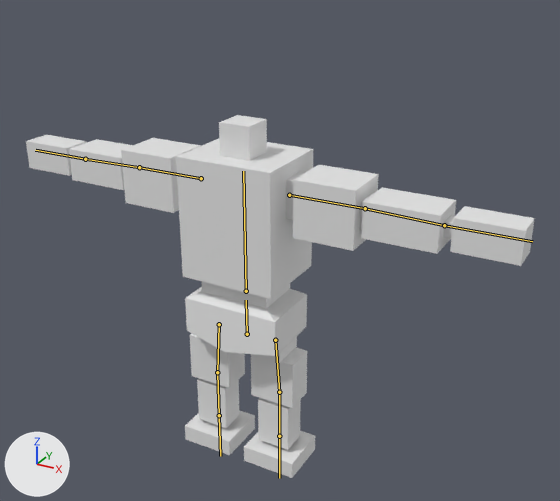
An edit to the FBX model DX11MyEngine/Resource/Model/Vehicle/Durga/Durga.fbx, drawn before and after from the same camera.
One viewpoint serves both versions: a camera (50 mm lens) standing at (42.7, -69.5, 62.8) and looking at (5.8, -2.4, 29.2). The lights are fixed; the arrows at lower left show +X, +Y and +Z. The picture after the commit comes second. The bones that change, and the others that lie on the model, are drawn over the model as lines.
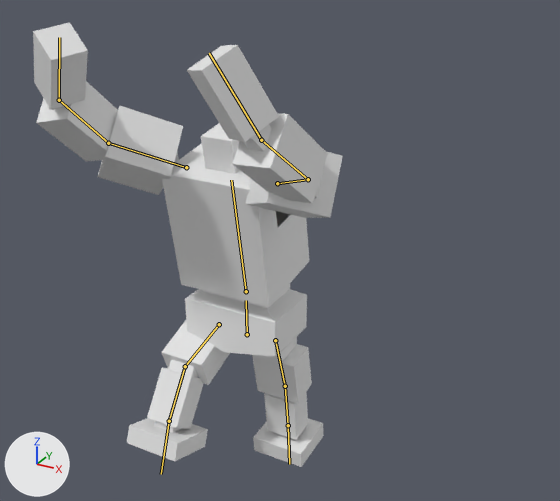
The newer file adds an action. The first version stands in its rest pose; the second is drawn at frame 29 of the action 'アーマチュア|WalkForward_R_Lift'.

Location of each change, (x1, y1, x2, y2) in pixels of the pictures (560 x 501 px):
'Mesh', posed (39% narrower, 23% taller): before (26, 115, 535, 478); after (33, 22, 343, 467)
bone 'Spine', root to tip: before (246, 291) to (243, 171); after (246, 291) to (231, 180)
bone 'UpperArm.L', root to tip: before (289, 195) to (365, 208); after (277, 183) to (308, 179)
bone 'Forearm.L', root to tip: before (365, 208) to (444, 225); after (308, 179) to (261, 140)
bone 'Hand.L', root to tip: before (444, 225) to (532, 241); after (261, 140) to (209, 53)
bone 'UpperArm.R', root to tip: before (201, 178) to (139, 167); after (186, 167) to (108, 143)
bone 'Forearm.R', root to tip: before (139, 167) to (85, 159); after (108, 143) to (59, 100)
bone 'Hand.R', root to tip: before (85, 159) to (35, 150); after (59, 100) to (59, 37)
bone 'Thigh.L', root to tip: before (275, 340) to (279, 392); after (275, 340) to (285, 386)
bone 'Shin.L', root to tip: before (279, 392) to (279, 436); after (285, 386) to (288, 425)
bone 'Thigh.R', root to tip: before (219, 324) to (217, 372); after (219, 324) to (185, 366)
bone 'Shin.R', root to tip: before (217, 372) to (219, 415); after (185, 366) to (169, 421)
bone 'Foot.R', root to tip: before (219, 415) to (220, 456); after (169, 421) to (161, 474)

The edits, one by one:
Bone 'Spine' (bone_spine) turns from (0, 0, 0) to (10, 0, 0) degrees about its own x, y and z.
Bone 'UpperArm.L' (bone_upperarm_l) moves from (0.0, 0.0, 0.0) to (-13.3, 0.0, 0.0).
Bone 'UpperArm.L' (bone_upperarm_l) turns from (0, 0, 0) to (-42, -145, 60) degrees about its own x, y and z.
Bone 'Forearm.L' (bone_forearm_l) turns from (0, 0, 0) to (11, 1, -51) degrees about its own x, y and z.
Bone 'Hand.L' (bone_hand_l) turns from (0, 0, 0) to (31, -14, -27) degrees about its own x, y and z.
Bone 'UpperArm.R' (bone_upperarm_r) moves from (0.0, 0.0, 0.0) to (13.3, 0.0, 0.0).
Bone 'UpperArm.R' (bone_upperarm_r) turns from (0, 0, 0) to (-33, 158, -45) degrees about its own x, y and z.
Bone 'Forearm.R' (bone_forearm_r) turns from (0, 0, 0) to (2, 3, 44) degrees about its own x, y and z.
Bone 'Hand.R' (bone_hand_r) turns from (0, 0, 0) to (15, 38, 47) degrees about its own x, y and z.
Bone 'Thigh.L' (bone_thigh_l) turns from (0, 0, 0) to (-12, 1, 0) degrees about its own x, y and z.
Bone 'Shin.L' (bone_shin_l) turns from (0, 0, 0) to (5, 0, 0) degrees about its own x, y and z.
Bone 'Thigh.R' (bone_thigh_r) turns from (0, 0, 0) to (69, 4, 2) degrees about its own x, y and z.
Bone 'Shin.R' (bone_shin_r) turns from (0, 0, 0) to (-36, 0, 0) degrees about its own x, y and z.
Bone 'Foot.R' (bone_foot_r) turns from (0, 0, 0) to (-15, 0, 0) degrees about its own x, y and z.
